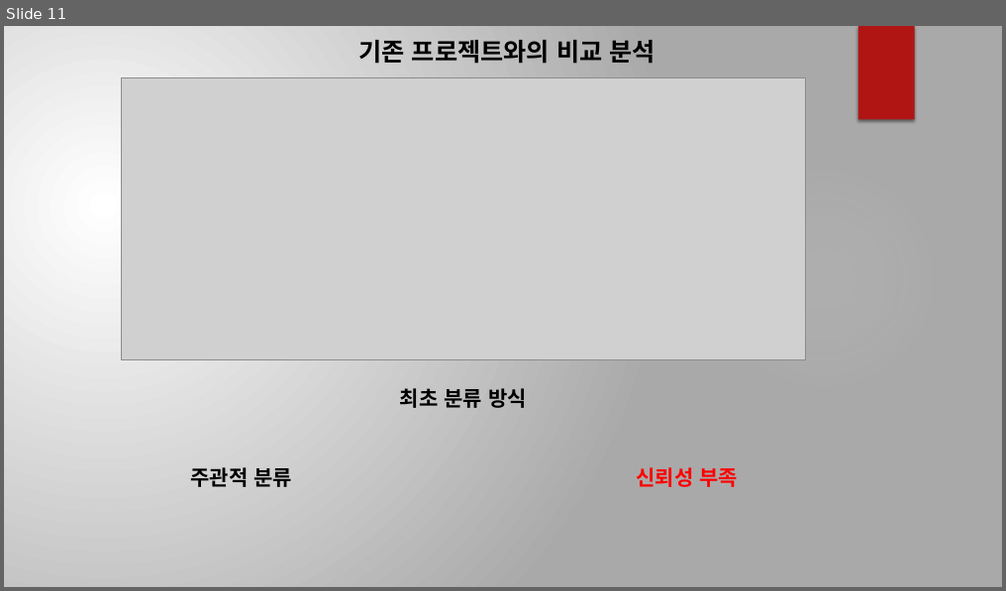
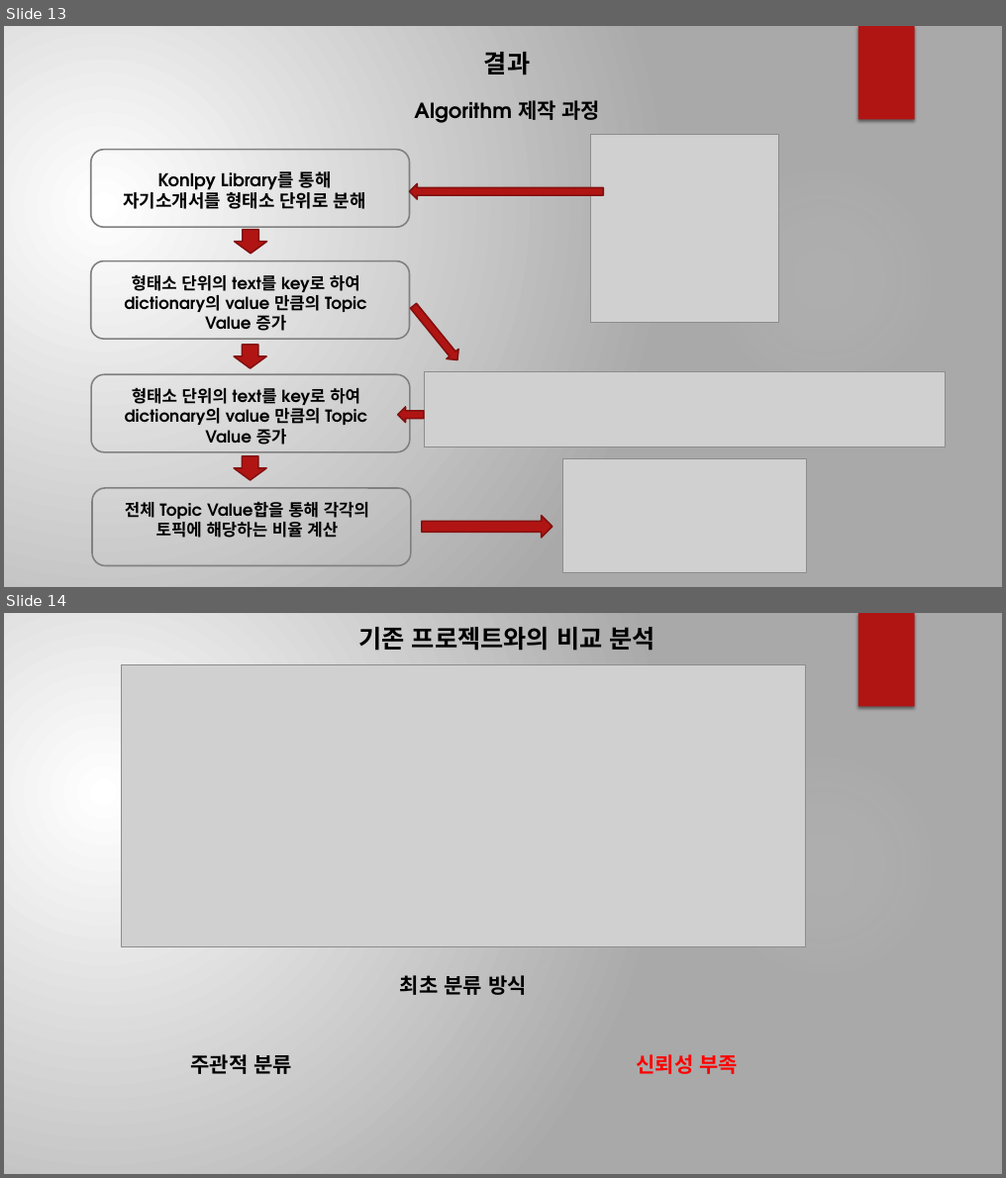
Before and after one commit to SeongGeunLee/Reason, a slide deck: 프로젝트 발표.pptx. Shown one above the other, each under a label of ours: slide 11 before the commit, slides 13 and 14 after it. The pictures are 1006x591 and 1006x1178 pixels, drawn with LibreOffice and Linux fonts; fonts in the diff are those of the drawing; grey boxes stand for pictures; background and template pictures are left out. Boxes give left, top, right and bottom in pixels: in the first picture for what was removed or moved away, otherwise in the second. Text is boxed around its words. In the diff, an @@ line names an element or a change of style, - is before the commit and + after.

Commit message:
ppt edit

```diff
--- a/프로젝트 발표.pptx
+++ b/프로젝트 발표.pptx
@@ slide 13 added at bbox=[4, 26, 1002, 587], background gradient #FFFFFF to #AAAAAA; not listed: 2 template elements that a slide beside it also shows @@
@@ subtitle added at bbox=[484, 52, 530, 76], 24 pt, text #000000, bold @@
+결과
@@ text added at bbox=[414, 100, 601, 123], 20 pt, text #000000, bold @@
+Algorithm 제작 과정
@@ picture added at bbox=[590, 135, 778, 322] @@
@@ rounded rectangle added at bbox=[91, 150, 410, 227], outline #808080 1.5 pt @@
@@ text added at bbox=[123, 172, 366, 209], 17 pt, text #000000, bold @@
+Konlpy Library를 통해 자기소개서를 형태소 단위로 분해
@@ right arrow added at bbox=[410, 184, 604, 199], fill #B01513, outline #82100E 1.5 pt @@
@@ down arrow added at bbox=[235, 230, 267, 254], fill #B01513, outline #82100E 1.5 pt @@
@@ rounded rectangle added at bbox=[91, 261, 410, 339], outline #808080 1.5 pt @@
@@ text added at bbox=[124, 275, 367, 331], 16 pt, text #000000, bold @@
+형태소 단위의 text를 key로 하여 dictionary의 value 만큼의 Topic Value 증가
@@ right arrow added at bbox=[408, 301, 463, 366], fill #B01513, outline #82100E 1.5 pt @@
@@ down arrow added at bbox=[234, 345, 266, 369], fill #B01513, outline #82100E 1.5 pt @@
@@ rounded rectangle added at bbox=[91, 374, 410, 453], outline #808080 1.5 pt @@
@@ picture added at bbox=[424, 372, 945, 447] @@
@@ text added at bbox=[125, 388, 367, 445], 16 pt, text #000000, bold @@
+형태소 단위의 text를 key로 하여 dictionary의 value 만큼의 Topic Value 증가
@@ right arrow added at bbox=[398, 407, 424, 423], fill #B01513, outline #82100E 1.5 pt @@
@@ down arrow added at bbox=[234, 457, 266, 480], fill #B01513, outline #82100E 1.5 pt @@
@@ picture added at bbox=[562, 459, 806, 572] @@
@@ rounded rectangle added at bbox=[92, 488, 411, 567], outline #808080 1.5 pt @@
@@ text added at bbox=[125, 502, 369, 538], 16 pt, text #000000, bold @@
+전체 Topic Value합을 통해 각각의 토픽에 해당하는 비율 계산
@@ right arrow added at bbox=[422, 516, 552, 537], fill #B01513, outline #82100E 1.5 pt @@
@@ what was slide 11 is now slide 14 @@
```
Also in this commit, not shown: 2 other slides added.
